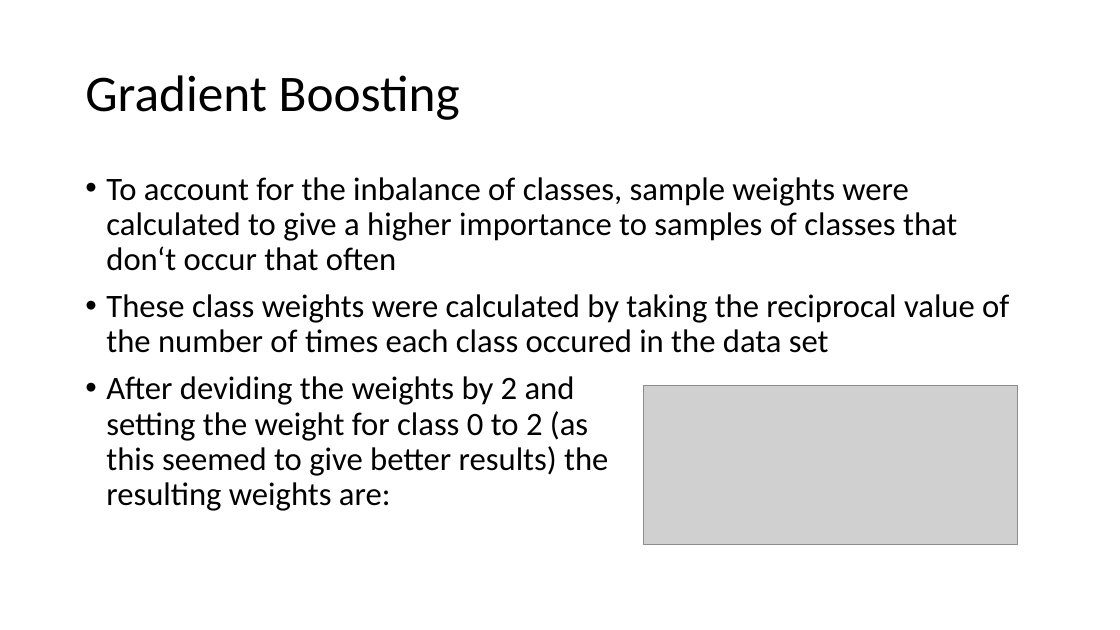
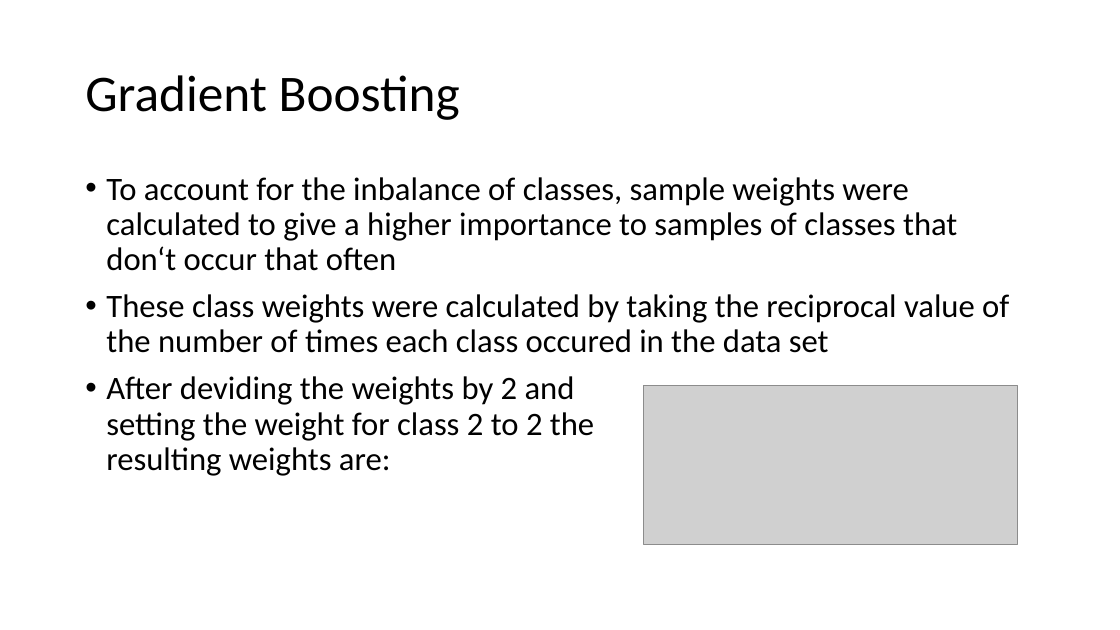
Before and after one commit to sandroassek/SS23_UE_MLPC, a slide deck: slide 9 of Challenge Presentation.pptx. Drawn at 1120x630 pixels with LibreOffice and Linux fonts; fonts in the diff are those of the drawing; grey boxes stand for pictures. Boxes give left, top, right and bottom in pixels: in the first picture for what was removed or moved away, otherwise in the second. Text is boxed around its words. In the diff, an @@ line names an element or a change of style, - is before the commit and + after.

```diff
--- a/Challenge Presentation.pptx
+++ b/Challenge Presentation.pptx
@@ text at [106, 376, 594, 476]: text changed @@
-• After deviding the weights by 2 and
-  setting the weight for class 0 to 2 (as
-  this seemed to give better results) the
-  resulting weights are:
+• After deviding the weights by 2 and
+  setting the weight for class 2 to 2 the
+  resulting weights are:
```
Also in this commit, not shown: 2 other slides changed.
